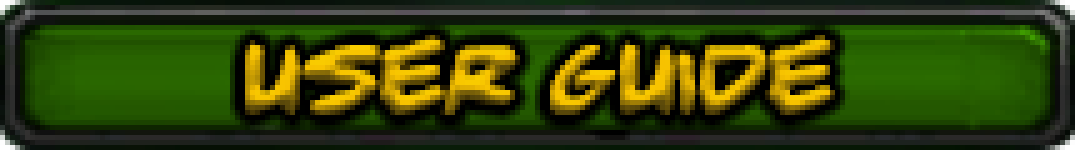
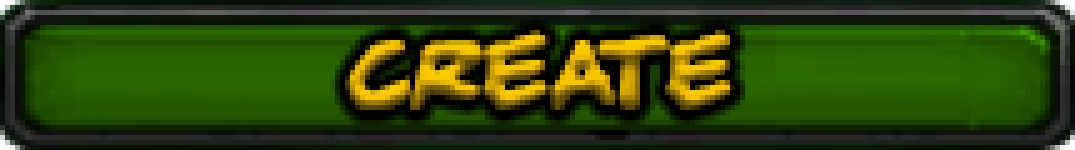
Revision of a layered 1075x150 image; what changed, layer by layer:
renamed "user guide" to "CREATE", painted on it over bbox(245, 30, 835, 115)
painted on "Layer 1" over bbox(250, 120, 290, 135)
